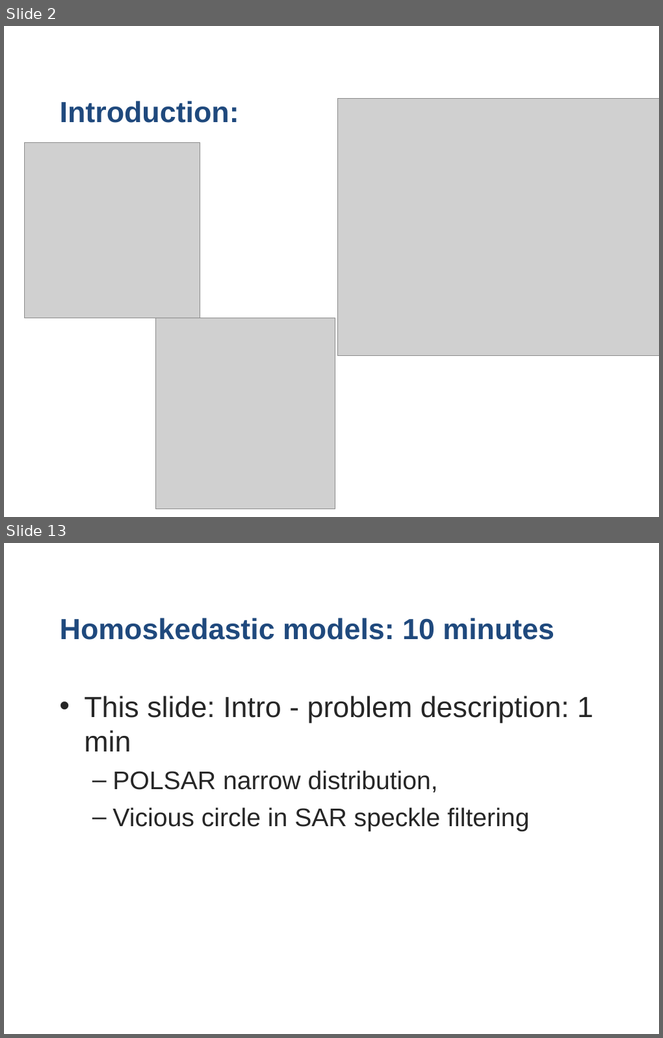
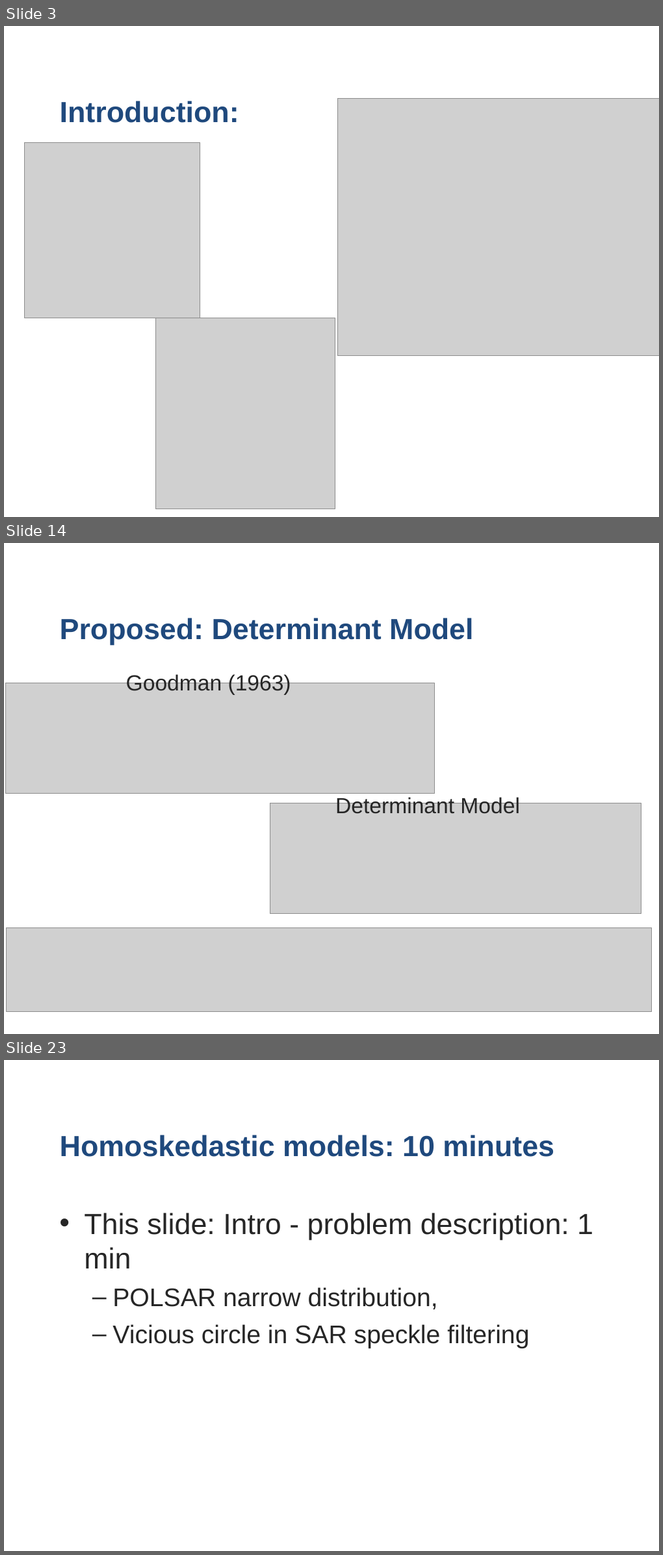
Before and after one commit to stivo-suong/thesis-latex-dev, a slide deck: oral_defense/Scalar & Homoskedastic Models for SAR & POLSAR.pptx.ppt. Shown one above the other, each under a label of ours: slides 2 and 13 before the commit, slides 3, 14 and 23 after it; the slides between them are not shown. The pictures are 663x1038 and 663x1555 pixels, drawn with LibreOffice and Linux fonts; fonts in the diff are those of the drawing; grey boxes stand for pictures; background and template pictures are left out. Boxes give left, top, right and bottom in pixels: in the first picture for what was removed or moved away, otherwise in the second. Text is boxed around its words. In the diff, an @@ line names an element or a change of style, - is before the commit and + after.

```diff
--- a/oral_defense/Scalar & Homoskedastic Models for SAR & POLSAR.pptx.ppt
+++ b/oral_defense/Scalar & Homoskedastic Models for SAR & POLSAR.pptx.ppt
@@ slide 14 added at <box>4,543,659,1034</box>, background #FFFFFF @@
@@ title added at <box>60,618,473,645</box>, 32 pt, text #1F497D, bold @@
+Proposed: Determinant Model
@@ text added at <box>126,673,291,695</box>, 24 pt, text #262626 @@
+Goodman (1963)
@@ picture added at <box>5,683,434,794</box> @@
@@ text added at <box>336,796,519,814</box>, 24 pt, text #262626 @@
+Determinant Model
@@ picture added at <box>270,803,642,914</box> @@
@@ picture added at <box>7,928,652,1012</box> @@
@@ what was slide 2 is now slide 3 @@
@@ what was slide 13 is now slide 23 @@
```
Also in this commit, not shown: 3 slides changed, 16 other slides added, 6 slides removed.
